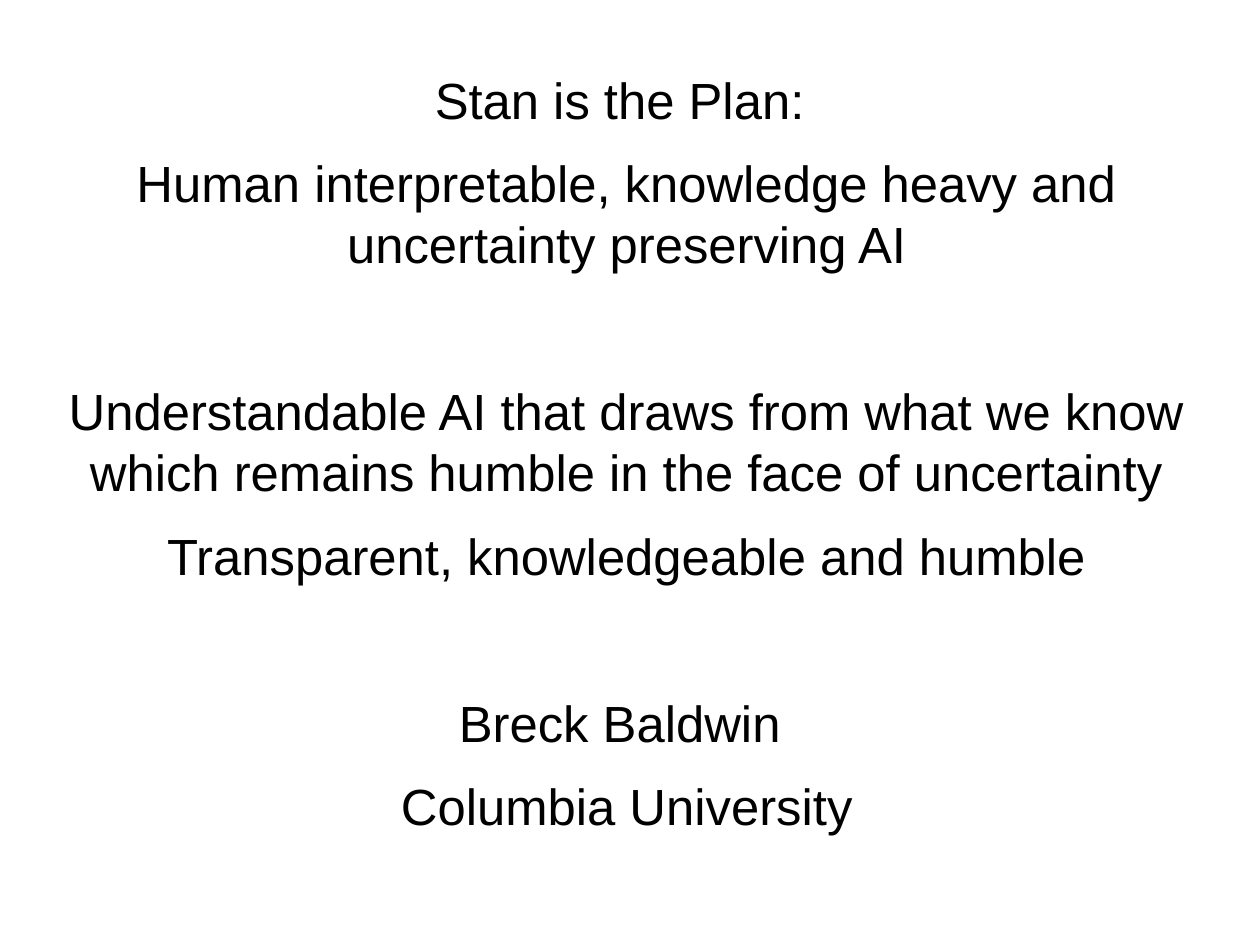
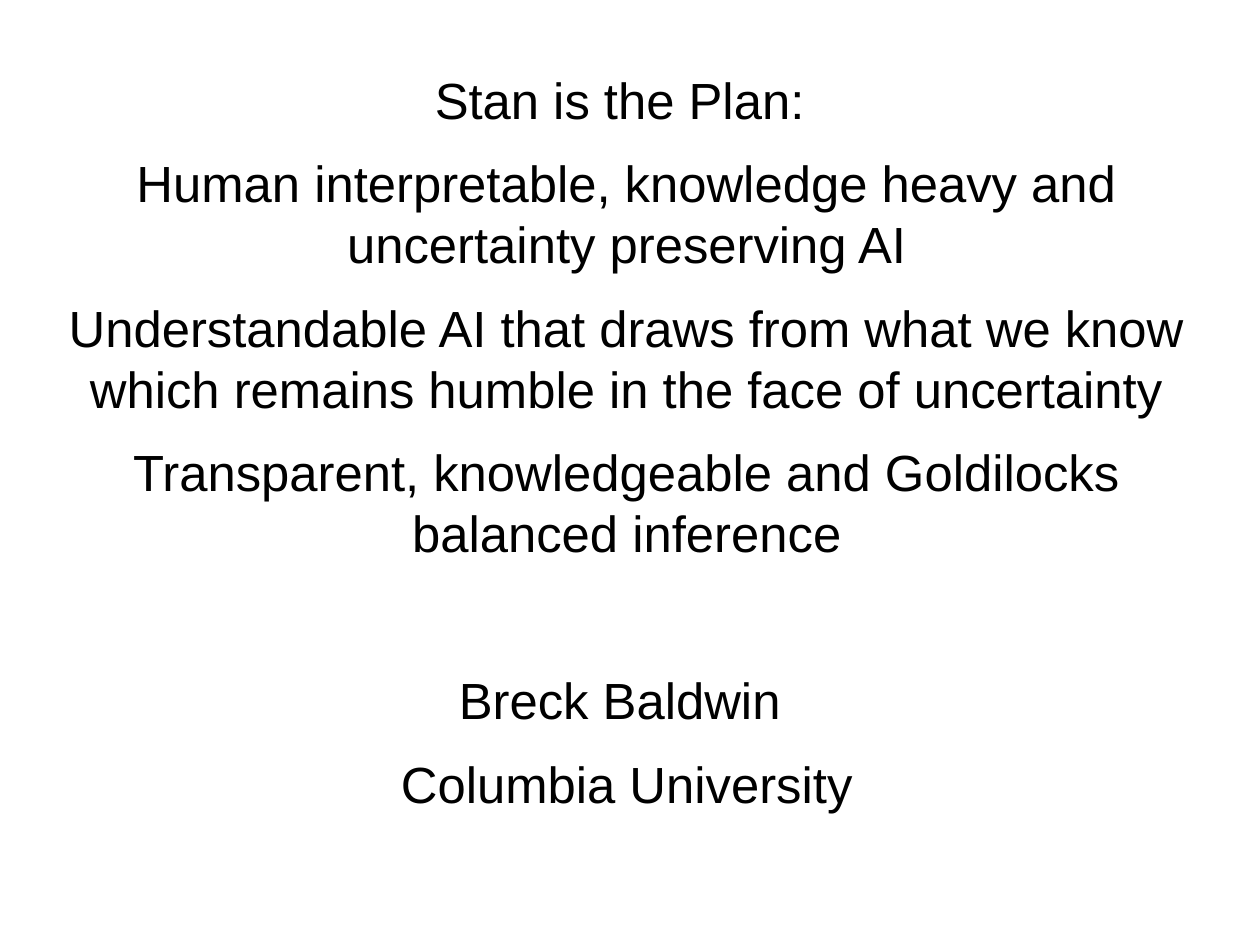
Before and after one commit to breckbaldwin/StanIsThePlan, a slide deck: slide 1 of talks/burlingtonMeetup2019/BurlingtonMeetup.odp. Drawn at 1260x945 pixels with LibreOffice and Linux fonts; fonts in the diff are those of the drawing. Boxes give left, top, right and bottom in pixels: in the first picture for what was removed or moved away, otherwise in the second. Text is boxed around its words. In the diff, an @@ line names an element or a change of style, - is before the commit and + after.

```diff
--- a/talks/burlingtonMeetup2019/BurlingtonMeetup.odp
+++ b/talks/burlingtonMeetup2019/BurlingtonMeetup.odp
@@ text at box(133, 454, 1119, 553): text changed @@
-Transparent, knowledgeable and humble
+Transparent, knowledgeable and Goldilocks balanced inference
```
Also in this commit, not shown: 4 other slides changed, 15 slides added, 2 slides removed.
